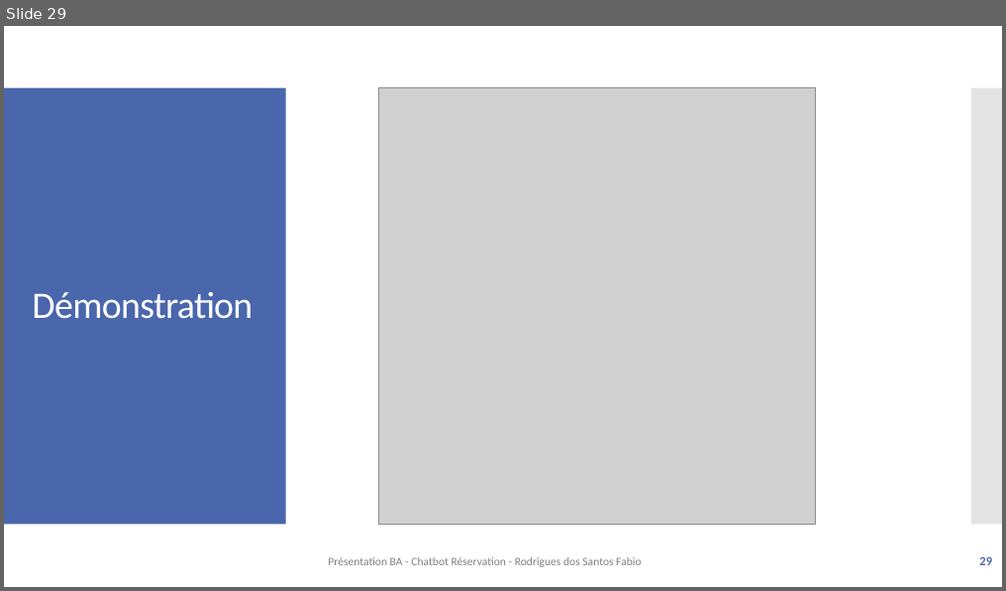
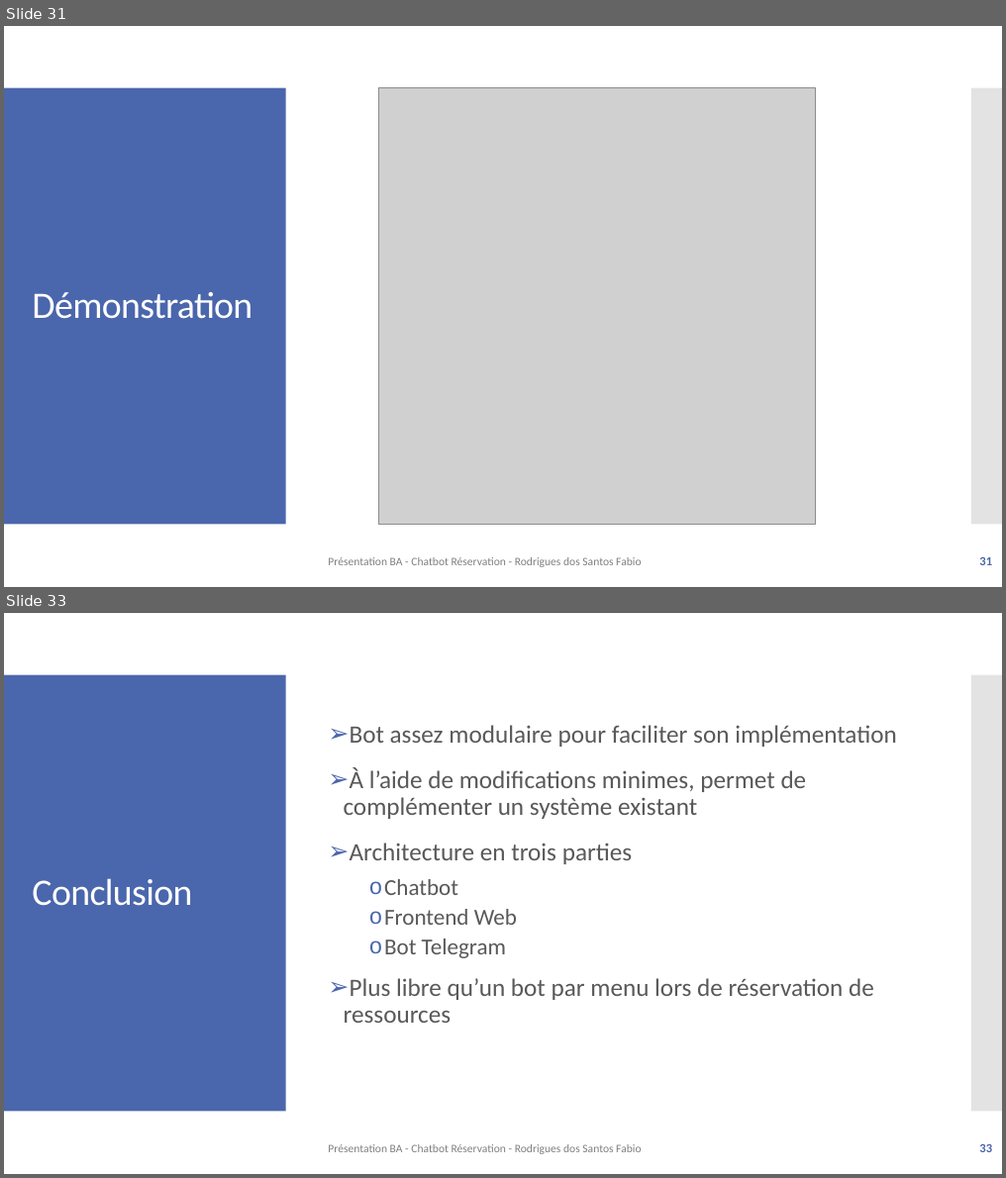
Before and after one commit to f-rdrgs/projet-bachelor, a slide deck: documentation/travail_bachelor/ISC_LOG_presentation_diplome_RodriguesDosSantosFabio_EggenbergNiklaus_2024.pptx. Shown one above the other, each under a label of ours: slide 29 before the commit, slides 31 and 33 after it; the slides between them are not shown. The pictures are 1006x591 and 1006x1178 pixels, drawn with LibreOffice and Linux fonts; fonts in the diff are those of the drawing; grey boxes stand for pictures. Boxes give left, top, right and bottom in pixels: in the first picture for what was removed or moved away, otherwise in the second. Text is boxed around its words. In the diff, an @@ line names an element or a change of style, - is before the commit and + after.

```diff
--- a/documentation/travail_bachelor/ISC_LOG_presentation_diplome_RodriguesDosSantosFabio_EggenbergNiklaus_2024.pptx
+++ b/documentation/travail_bachelor/ISC_LOG_presentation_diplome_RodriguesDosSantosFabio_EggenbergNiklaus_2024.pptx
@@ slide 33 added at [4,613,1002,1174], background #FFFFFF; not listed: 2 template elements that a slide beside it also shows @@
@@ text added at [344,725,897,1023], 24 pt, text #595959 @@
+➢ Bot assez modulaire pour faciliter son implémentation
+➢ À l’aide de modifications minimes, permet de complémenter un système existant
+➢ Architecture en trois parties
+  o Chatbot
+  o Frontend Web
+  o Bot Telegram
+➢ Plus libre qu’un bot par menu lors de réservation de ressources
@@ title added at [32,878,192,906], 36 pt, text #FFFFFF @@
+Conclusion
@@ text added at [328,1145,641,1155], 11 pt, text #808080 @@
+Présentation BA - Chatbot Réservation - Rodrigues dos Santos Fabio
@@ page number added at [979,1145,992,1153], 12 pt, text #4A66AC, bold @@
+33
@@ what was slide 29 is now slide 31 @@
@@ page number at [979,558,992,566]: text changed @@
-29
+31
```
Also in this commit, not shown: 17 slides changed, 6 other slides added, 1 slide removed, 2 other files.
